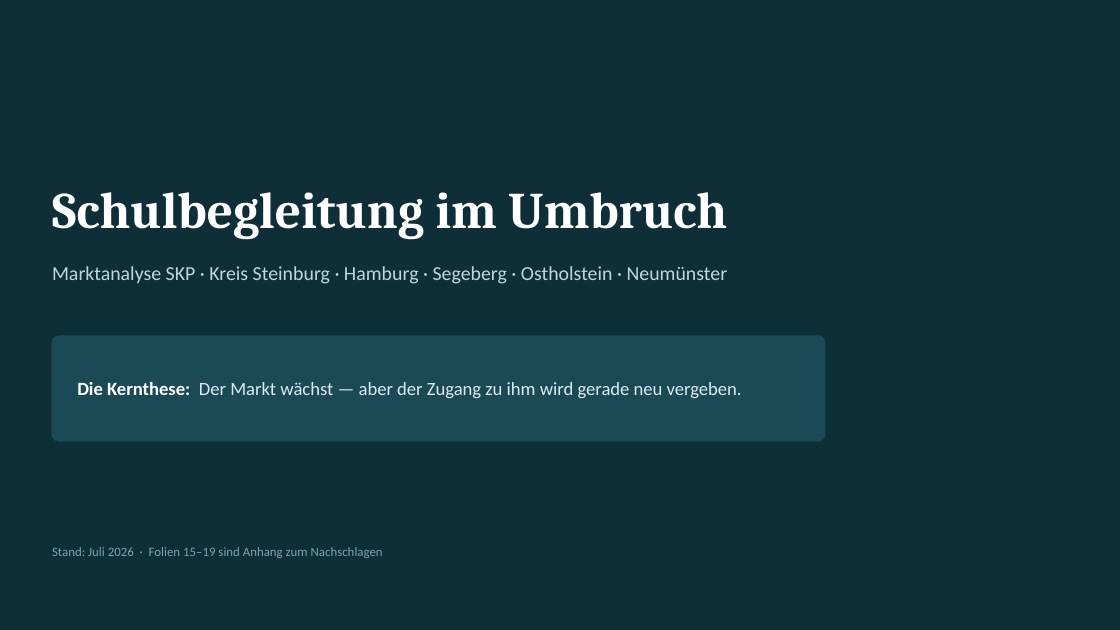
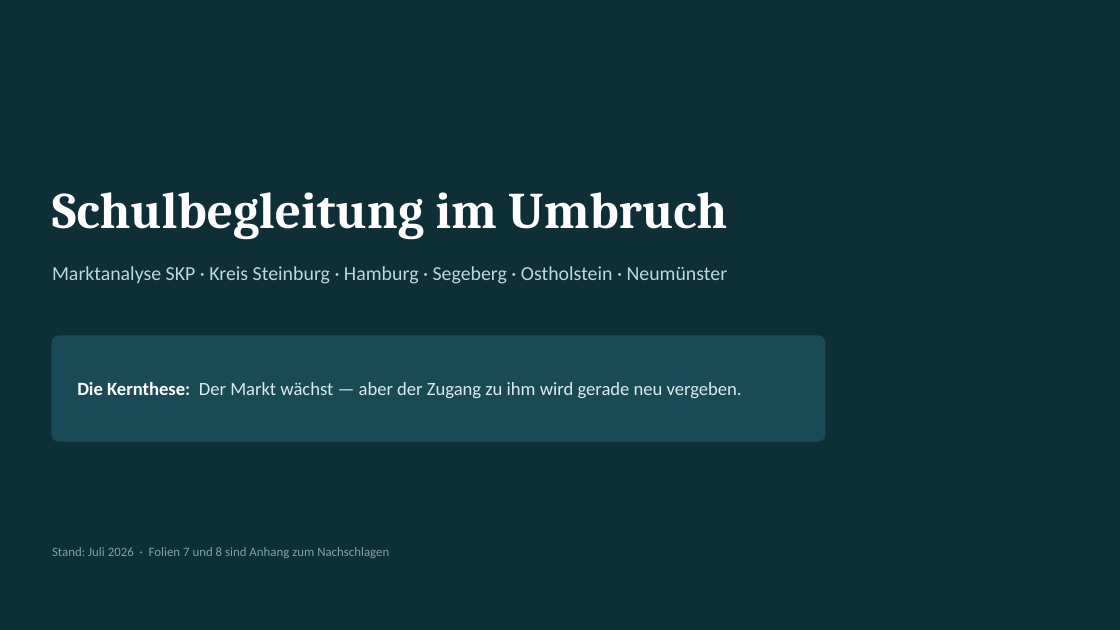
Before and after one commit to findingNemo0o0/repository, a slide deck: slide 1 of praesentation/SKP-Marktanalyse-Schulbegleitung.pptx. Drawn at 1120x630 pixels with LibreOffice and Linux fonts; fonts in the diff are those of the drawing. Boxes give left, top, right and bottom in pixels: in the first picture for what was removed or moved away, otherwise in the second. Text is boxed around its words. In the diff, an @@ line names an element or a change of style, - is before the commit and + after.

```diff
--- a/praesentation/SKP-Marktanalyse-Schulbegleitung.pptx
+++ b/praesentation/SKP-Marktanalyse-Schulbegleitung.pptx
@@ text at (x1=52, y1=547, x2=389, y2=558): text changed @@
-Stand: Juli 2026 · Folien 15–19 sind Anhang zum Nachschlagen
+Stand: Juli 2026 · Folien 7 und 8 sind Anhang zum Nachschlagen
```
Also in this commit, not shown: 5 other slides changed, 2 slides added, 13 slides removed, 2 other files.
